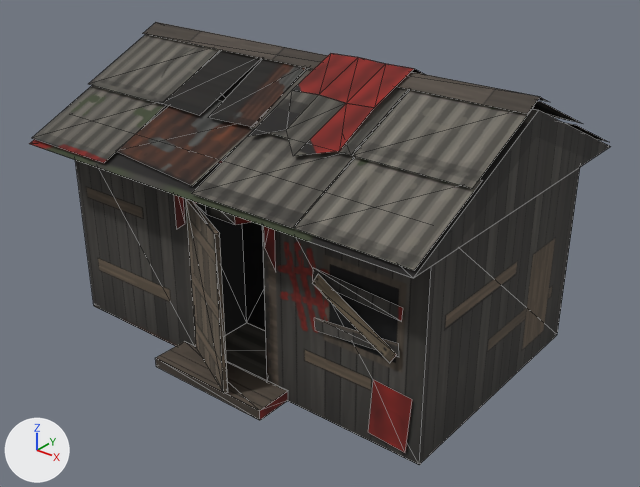
Before and after pictures for a commit that changed the Blender file assets/banditshed_tripo/_work/banditshed_work.blend.
Before and after are seen from a 50 mm lens placed at (5.86, -7.3, 5.57), pointed at (0.16, -0.18, 1.15). Every picture has the same lights, and +X, +Y and +Z are marked at lower left. The older version comes first. Mesh edges are drawn as thin lines.

Script lines for the objects in view, before the commit:
```python
me_sm_banditshed = bpy.data.meshes.new('SM_BanditShed')
me_sm_banditshed.from_pydata(...)  # 262 vertices, 130 faces; spans x -2.55..2.55, y -1.98..1.98, z 0.0..3.31
me_sm_banditshed.materials.append(mat_m_banditshedtripo)  # picture img_t_banditshedtripo_d_png
ob_sm_banditshed = bpy.data.objects.new('SM_BanditShed', me_sm_banditshed)
ob_sm_banditshed.location = (0.0, 0.0, 0.0)
```
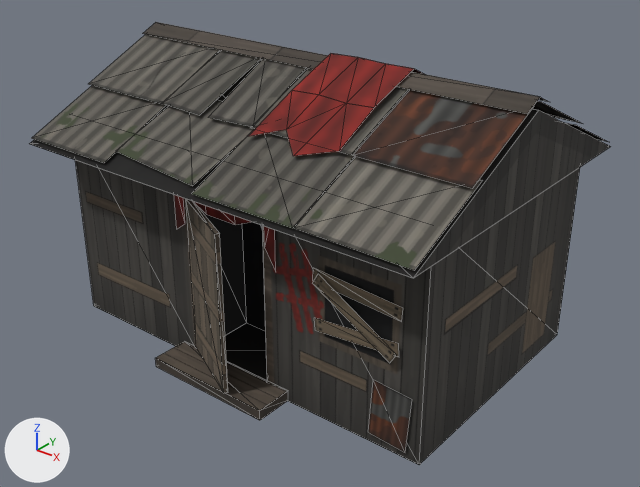
The change, as a diff of the scene's bpy script:
```diff
--- a/assets/banditshed_tripo/_work/banditshed_work.blend.py
+++ b/assets/banditshed_tripo/_work/banditshed_work.blend.py
@@ me_sm_banditshed @@
 me_sm_banditshed.from_pydata(...)  # 262 vertices, 130 faces; spans x -2.55..2.55, y -1.98..1.98, z 0.0..3.31
 # used by ob_sm_banditshed; location = (0.0, 0.0, 0.0)
-me_sm_banditshed.vertices[28].co = (0.5, -0.75, 0.12)
-me_sm_banditshed.vertices[29].co = (-0.5, -0.75, 0.12)  # pixel (246, 322)
-me_sm_banditshed.vertices[30].co = (-0.5, -0.75, 2.0)
-me_sm_banditshed.vertices[31].co = (0.5, -0.75, 2.0)
+# me_sm_banditshed part 1
+me_sm_banditshed.vertices[28].co = (-0.5, -0.75, 0.12)  # pixel (246, 322)
+me_sm_banditshed.vertices[29].co = (0.5, -0.75, 0.12)
+me_sm_banditshed.vertices[30].co = (0.5, -0.75, 2.0)
+me_sm_banditshed.vertices[31].co = (-0.5, -0.75, 2.0)
+# me_sm_banditshed part 2: 85 kept faces spanning x -2.55..2.55, y -1.98..1.98, z 0.0..3.31 get new texture (UV) coordinates
 me_sm_banditshed.materials.append(mat_m_banditshedtripo)
```

Changed parts and their boxes [x1, y1, x2, y2] in the pictures (640 x 487 px; the box of a moved part takes in the faces that stretch with it):
part 1 of me_sm_banditshed, moved or reshaped: [242, 222, 266, 331] in both
part 2 of me_sm_banditshed, surface changed: [29, 34, 539, 453] in both
